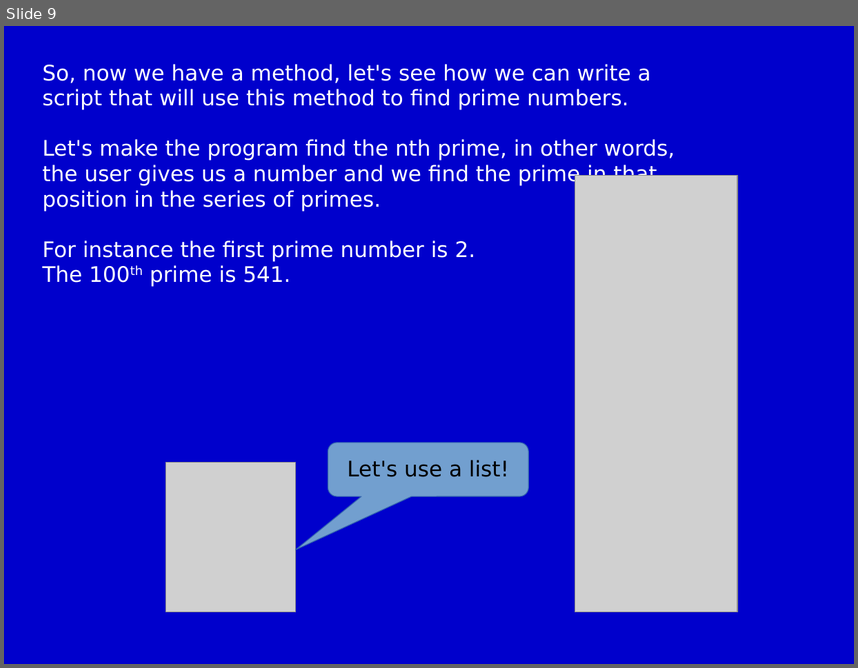
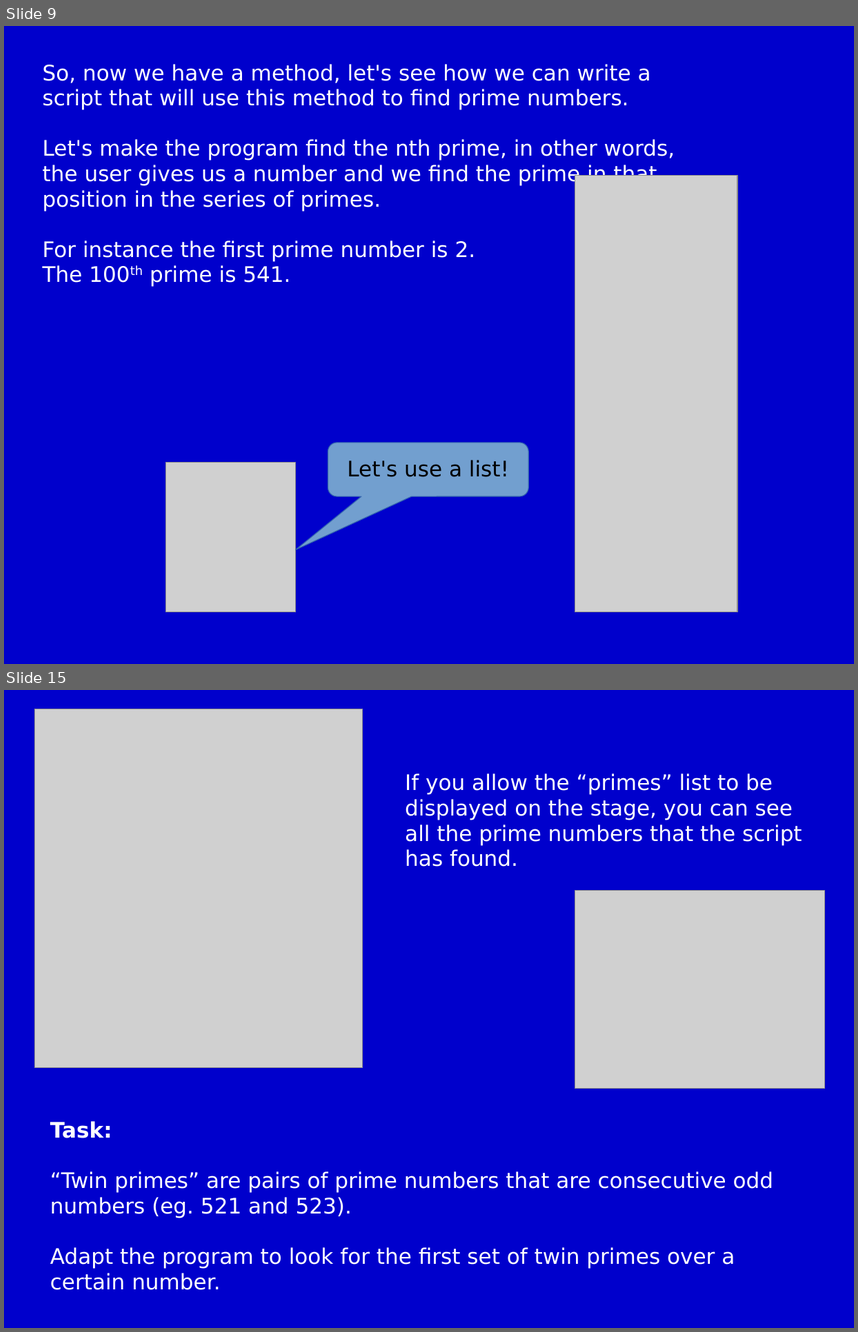
Before and after one commit to m-tranter/cathedral, a slide deck: scratch/scratch9.ppt. Shown one above the other, each under a label of ours: slide 9 before the commit, slides 9 and 15 after it; the slides between them are not shown. The pictures are 858x668 and 858x1332 pixels, drawn with LibreOffice and Linux fonts; fonts in the diff are those of the drawing; grey boxes stand for pictures. Boxes give left, top, right and bottom in pixels: in the first picture for what was removed or moved away, otherwise in the second. Text is boxed around its words. In the diff, an @@ line names an element or a change of style, - is before the commit and + after.

Commit message:
Completed primes & pi lesson.

```diff
--- a/scratch/scratch9.ppt
+++ b/scratch/scratch9.ppt
@@ slide 15 added at <box>4,690,854,1328</box>, background #0000CC @@
@@ picture added at <box>35,709,363,1067</box> @@
@@ text added at <box>405,773,802,867</box>, 20 pt, text #FFFFFF @@
+If you allow the “primes” list to be displayed on the stage, you can see all the prime numbers that the script has found.
@@ picture added at <box>575,891,825,1089</box> @@
@@ text added at <box>50,1121,773,1290</box>, 20 pt, text #FFFFFF @@
+Task:
+“Twin primes” are pairs of prime numbers that are consecutive odd numbers (eg. 521 and 523).
+Adapt the program to look for the first set of twin primes over a certain number.
```
Also in this commit, not shown: 5 other slides added, 2 other files.
